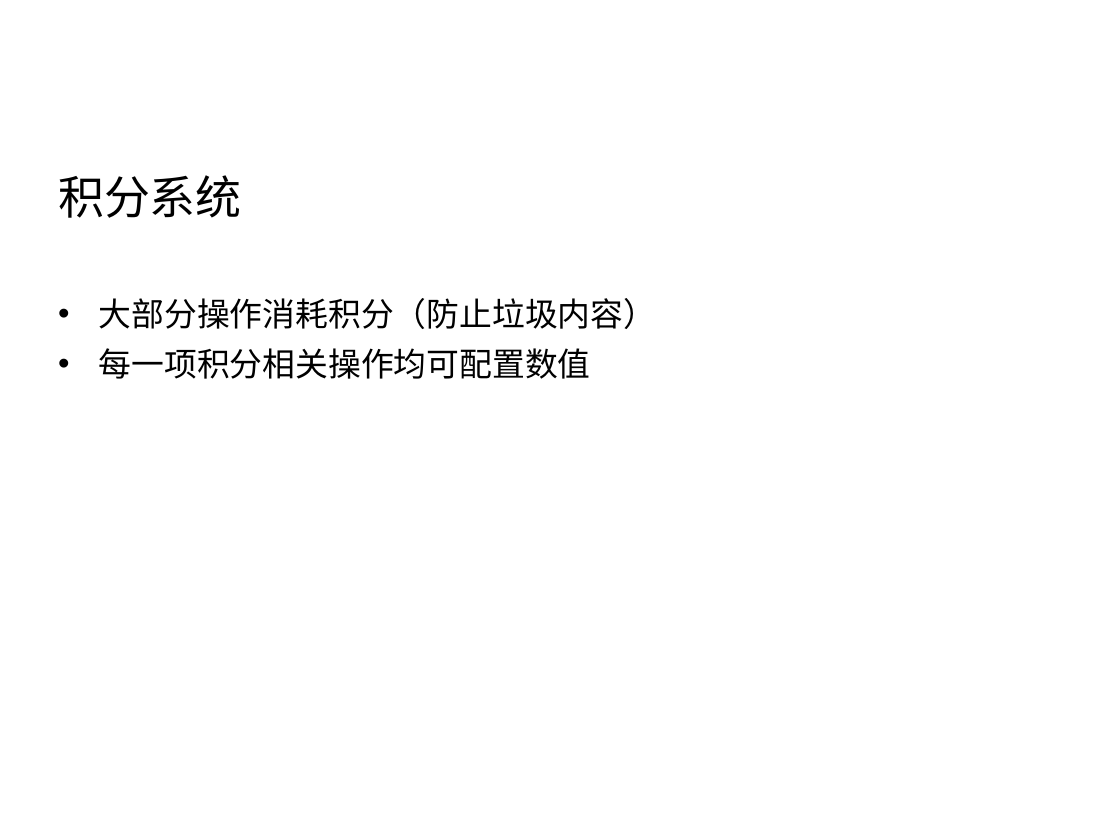
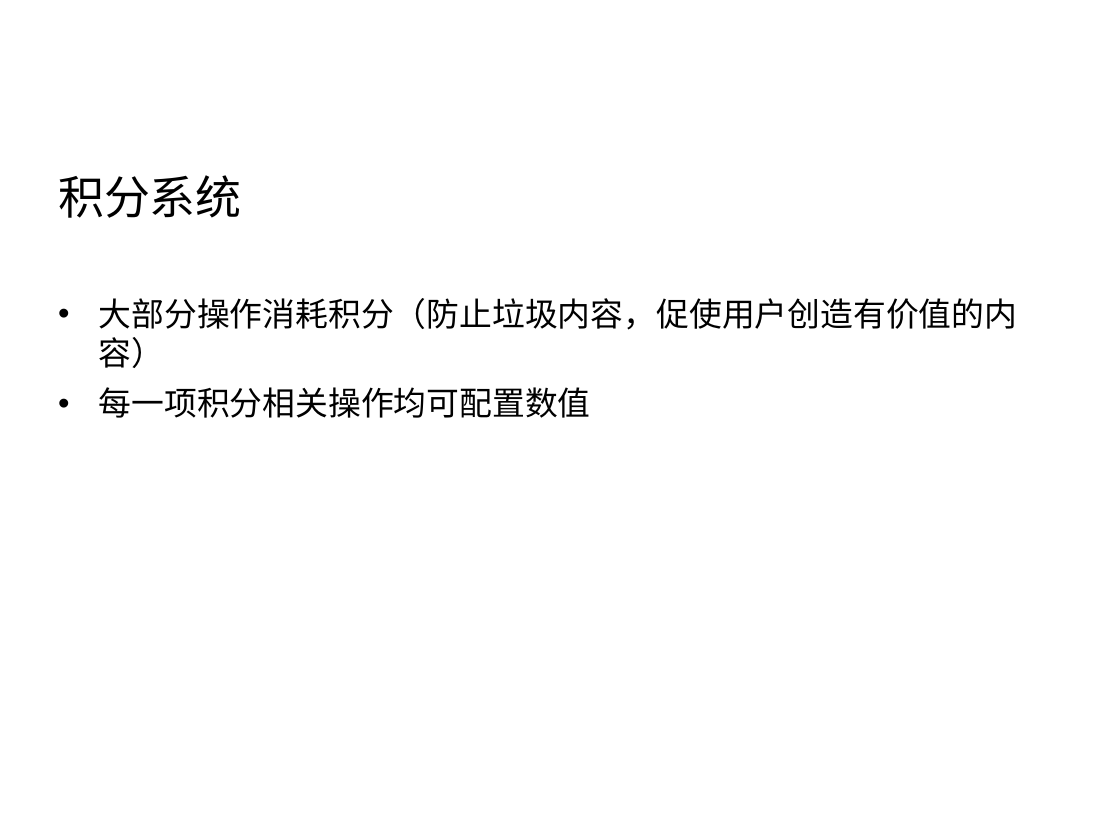
Before and after one commit to Vanessa219/b3log-index, a slide deck: slide 6 of src/sym/syme-intro.pptx. Drawn at 1120x840 pixels with LibreOffice and Linux fonts; fonts in the diff are those of the drawing; background and template pictures are left out. Boxes give left, top, right and bottom in pixels: in the first picture for what was removed or moved away, otherwise in the second. Text is boxed around its words. In the diff, an @@ line names an element or a change of style, - is before the commit and + after.

```diff
--- a/src/sym/syme-intro.pptx
+++ b/src/sym/syme-intro.pptx
@@ text at [99, 298, 1018, 368]: text changed @@
-• 大部分操作消耗积分（防止垃圾内容）
+• 大部分操作消耗积分（防止垃圾内容，促使用户创造有价值的内容）
```
Also in this commit, not shown: 9 other slides changed, 1 slide added.
